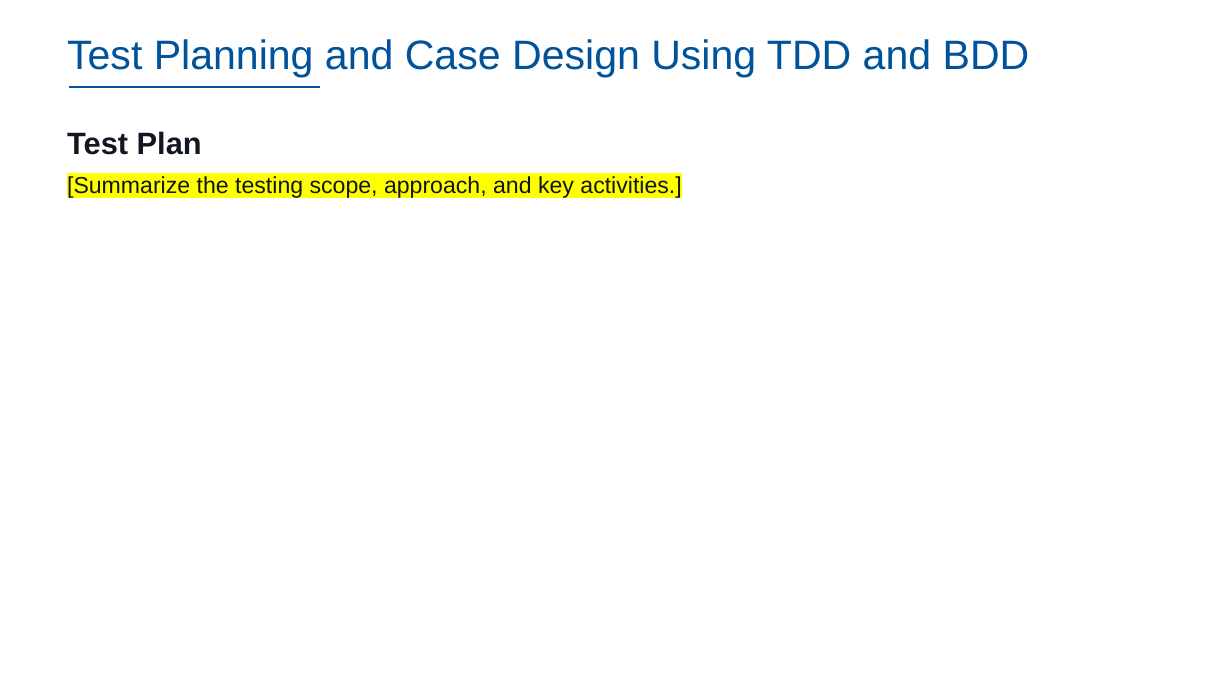
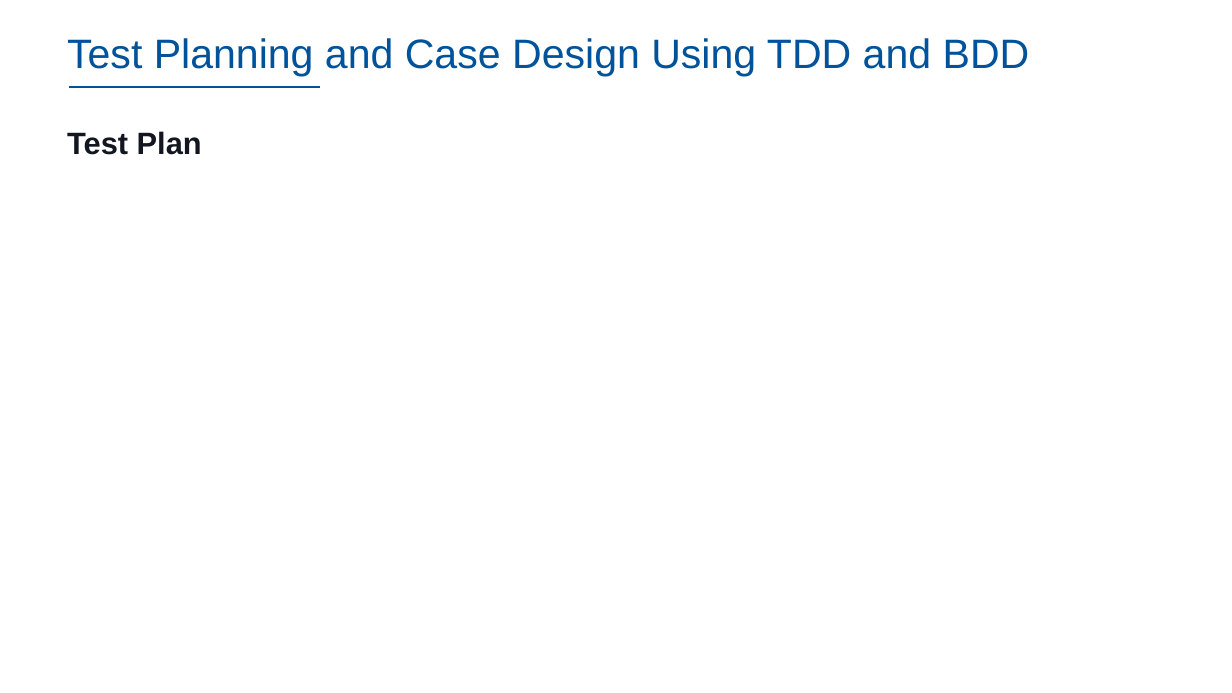
Before and after one commit to dennislamcv1/IBMSA, a slide deck: slide 34 of Systems Analyst Capstone Project/Final SubmissionDL.pptx. Drawn at 1232x693 pixels with LibreOffice and Linux fonts; fonts in the diff are those of the drawing; background and template pictures are left out. Boxes give left, top, right and bottom in pixels: in the first picture for what was removed or moved away, otherwise in the second. Text is boxed around its words. In the diff, an @@ line names an element or a change of style, - is before the commit and + after.

```diff
--- a/Systems Analyst Capstone Project/Final SubmissionDL.pptx
+++ b/Systems Analyst Capstone Project/Final SubmissionDL.pptx
@@ text at box(67, 176, 681, 199): paragraph removed @@
-[Summarize the testing scope, approach, and key activities.]
```
Also in this commit, not shown: 8 other slides changed.
